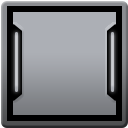
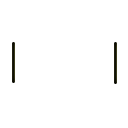
Layers edited between the first and the second w=128, h=128 image:
removed layer "Shape 2" (1st of 2, in "Group 2" › "Group 1 copy") from group "Group 1 copy" over (109, 32, 116, 89)
painted on "Rounded Rectangle 1" (1st of 2, in "Group 2" › "Group 1 copy") over (111, 32, 117, 92)
moved "Shape 1 copy" into group "Group 1 copy", painted on it over (107, 24, 122, 101)
hid "Shape 2" (in "Group 2" › "Group 1"), painted on it over (10, 32, 20, 89)
painted on "Rounded Rectangle 1" (2nd of 2, in "Group 2" › "Group 1") over (12, 32, 18, 92)
moved "Shape 1" into group "Group 1", painted on it over (7, 24, 22, 101)
moved "Rectangle 1" into group "Group 2", painted on it over (7, 6, 122, 121)
hid "Rounded Rectangle 2", moved it into group "Group 2" over (1, 1, 128, 128)
